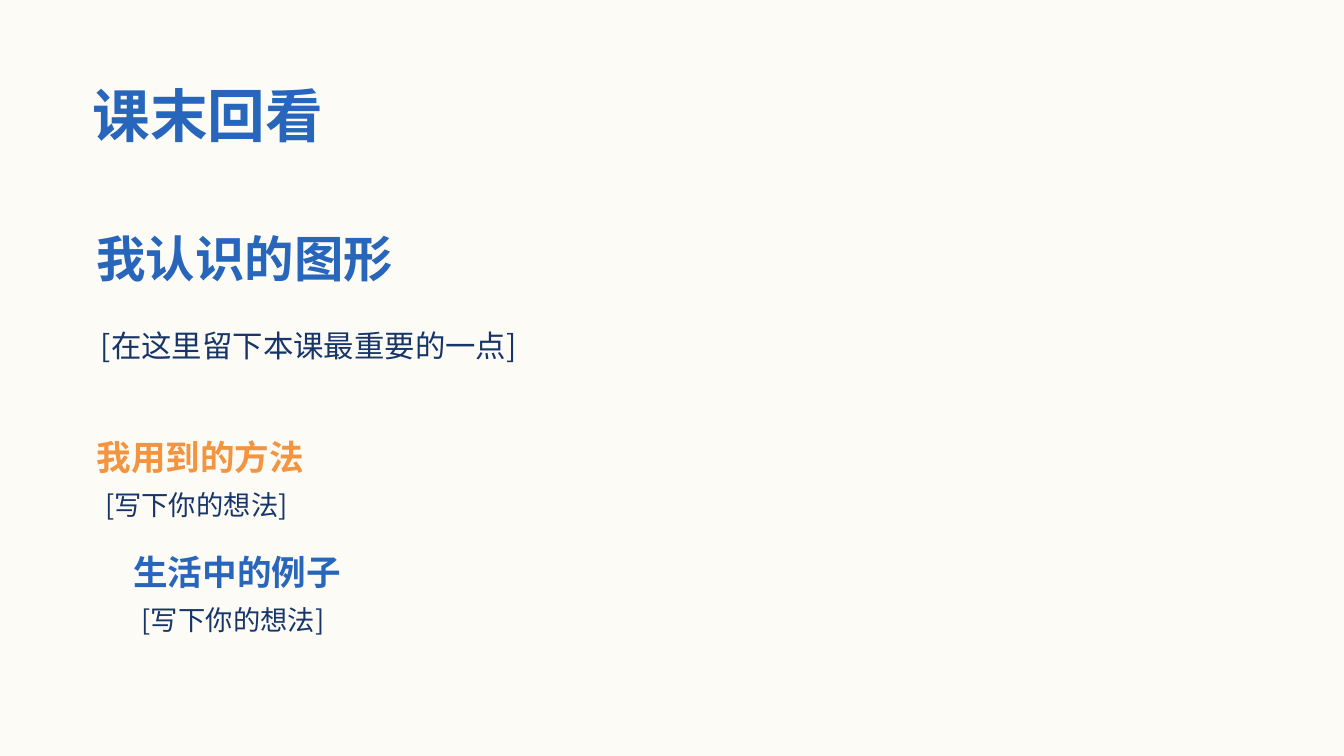
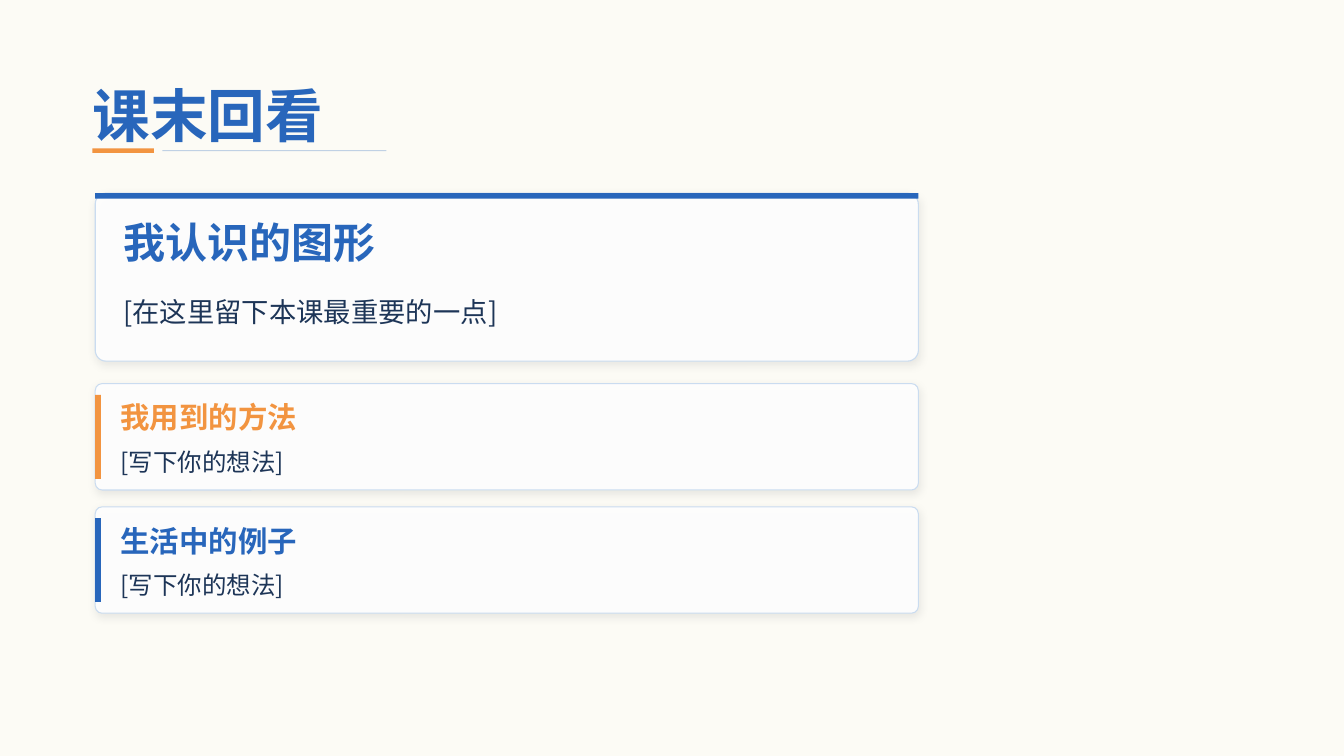
Before and after one commit to Daylily-Huang/Work-skills, a slide deck: slide 6 of skills/teacher-ppt/assets/templates/T16_立体几何课堂.pptx. Drawn at 1344x756 pixels with LibreOffice and Linux fonts; fonts in the diff are those of the drawing; background and template pictures are left out. Boxes give left, top, right and bottom in pixels: in the first picture for what was removed or moved away, otherwise in the second. Text is boxed around its words. In the diff, an @@ line names an element or a change of style, - is before the commit and + after.

```diff
--- a/skills/teacher-ppt/assets/templates/T16_立体几何课堂.pptx
+++ b/skills/teacher-ppt/assets/templates/T16_立体几何课堂.pptx
@@ rectangle added at (93,148,154,152), fill #F29440 @@
@@ rectangle added at (162,150,386,151), fill #2866BB at 28% opacity @@
@@ rounded rectangle added at (95,194,919,362), fill #FFFFFF at 90% opacity, outline #CADCF0 0.8 pt @@
@@ rectangle added at (95,194,919,200), fill #2866BB @@
@@ text "我认识的图形": place and size @@
-text "我认识的图形" at (97,235,393,282)
+text "我认识的图形" at (123,222,375,262)
@@ text "我认识的图形" at (123,222,375,262): size 35.2 to 30 pt @@
@@ text "[在这里留下本课最重要的一点]": place and size @@
-text "[在这里留下本课最重要的一点]" at (101,331,517,362)
+text "[在这里留下本课最重要的一点]" at (123,299,497,327)
@@ text "[在这里留下本课最重要的一点]" at (123,299,497,327): size 21.8 to 19.5 pt, text colour #173569 to #1D3557 @@
@@ rounded rectangle added at (95,384,919,491), fill #FFFFFF at 90% opacity, outline #CADCF0 0.75 pt @@
@@ rectangle added at (95,395,101,479), fill #F29440 @@
@@ text "我用到的方法" at (120,403,296,431): size 24.8 to 21 pt @@
@@ text "我用到的方法": place and size @@
-text "我用到的方法" at (97,440,304,473)
+text "我用到的方法" at (120,403,296,431)
@@ text "[写下你的想法]" at (120,450,284,475): size 19.5 to 17.5 pt, text colour #173569 to #1D3557 @@
@@ text "[写下你的想法]": place and size @@
-text "[写下你的想法]" at (105,492,288,520)
+text "[写下你的想法]" at (120,450,284,475)
@@ rounded rectangle added at (95,507,919,614), fill #FFFFFF at 90% opacity, outline #CADCF0 0.75 pt @@
@@ rectangle added at (95,518,101,602), fill #2866BB @@
@@ text "生活中的例子": place and size @@
-text "生活中的例子" at (133,555,340,588)
+text "生活中的例子" at (120,527,296,555)
@@ text "生活中的例子" at (120,527,296,555): size 24.8 to 21 pt @@
@@ text "[写下你的想法]": place and size @@
-text "[写下你的想法]" at (142,607,325,635)
+text "[写下你的想法]" at (120,573,284,598)
@@ text "[写下你的想法]" at (120,573,284,598): size 19.5 to 17.5 pt, text colour #173569 to #1D3557 @@
```
Also in this commit, not shown: 4 other slides changed, 23 other files.
